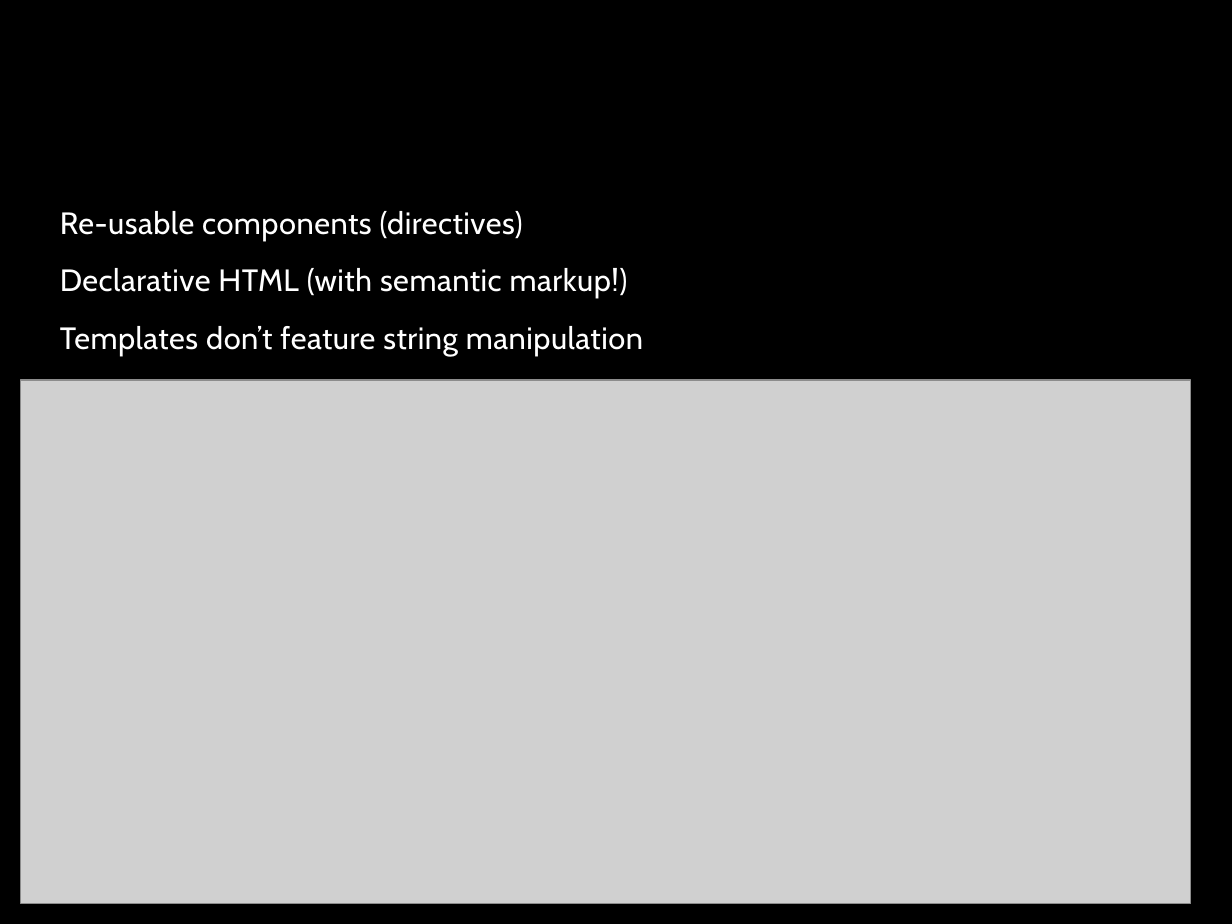
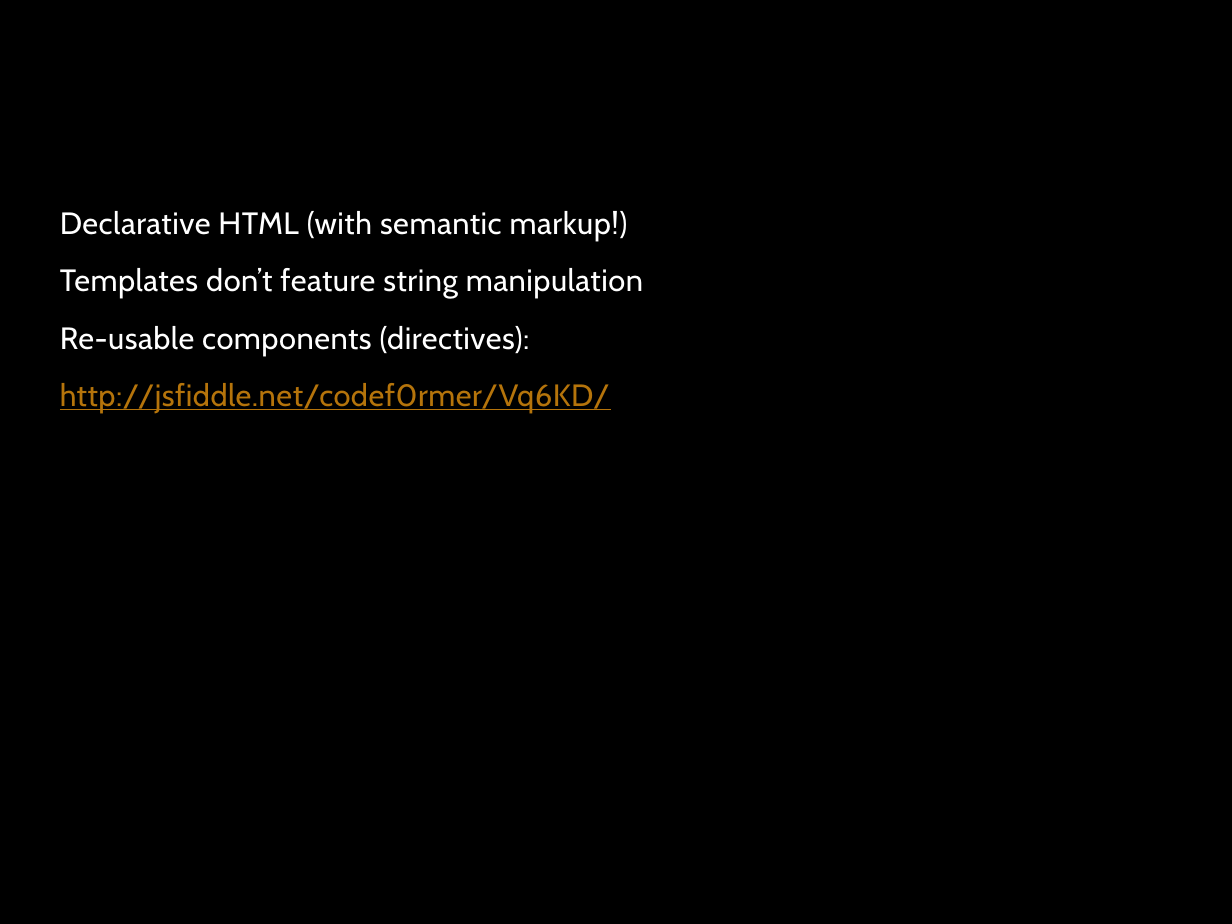
Before and after one commit to kevinkemp/Presentations, a slide deck: slide 8 of angularjs/AngularJS.pptx (slide 7 before the commit). Drawn at 1232x924 pixels with LibreOffice and Linux fonts; fonts in the diff are those of the drawing; grey boxes stand for pictures; background and template pictures are left out. Boxes give left, top, right and bottom in pixels: in the first picture for what was removed or moved away, otherwise in the second. Text is boxed around its words. In the diff, an @@ line names an element or a change of style, - is before the commit and + after.

```diff
--- a/angularjs/AngularJS.pptx
+++ b/angularjs/AngularJS.pptx
@@ text at [60,211,523,240]: paragraph removed @@
-Re-usable components (directives)
@@ text at [60,326,610,413]: paragraphs added @@
+Re-usable components (directives):
+http://jsfiddle.net/codef0rmer/Vq6KD/
@@ picture removed at [21,379,1191,903] @@
```
Also in this commit, not shown: 7 other slides changed, 1 slide added.
